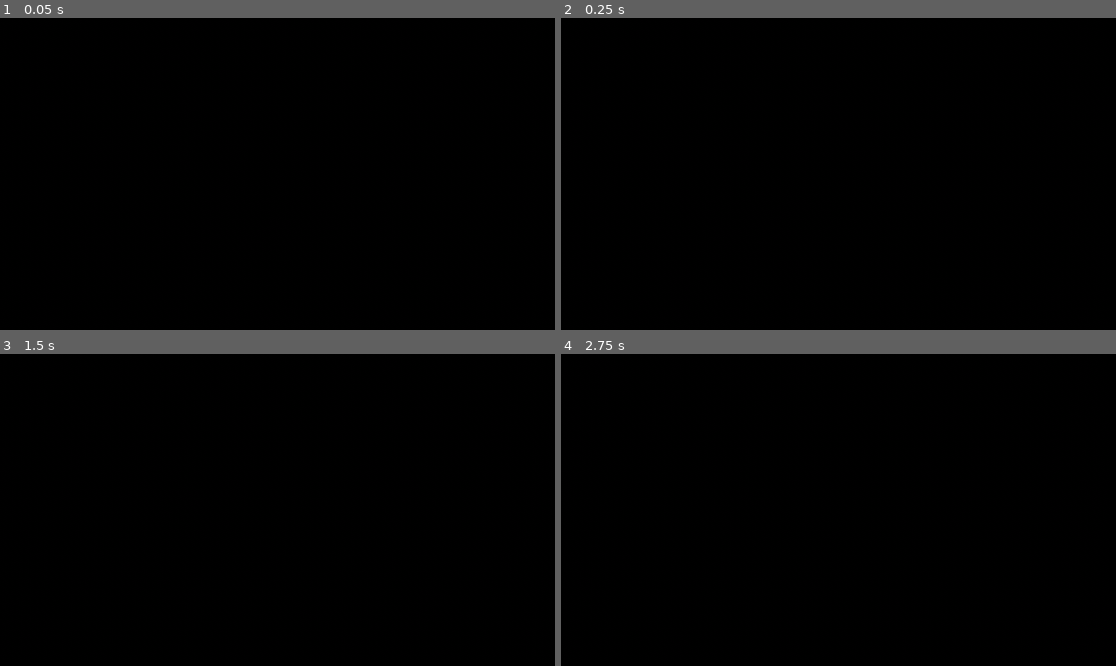
Above: before the commit, frames 1-4 (two rows, left to right).
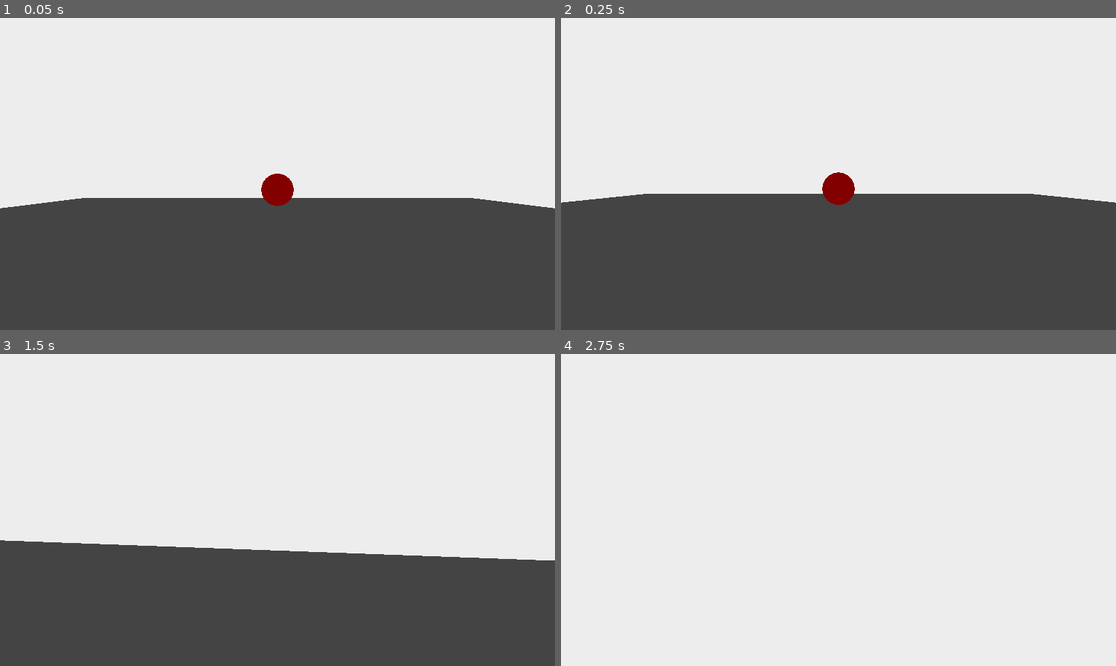
Above: after the commit, the same moments.

Repository: mynameisgump/GodotCleanupDetail
Game: Godot game, scene res://scenes/main.tscn
Same seed, same stepped clock (60 frames per second), same inputs: the game is played once before the commit and once after it.
Inputs (mouse positions are in pixels of both pictures, inside the frame that each line leads up to):
- Up to frame 1 (0.05 s): no input
- Up to frame 2 (0.25 s): no input
- Up to frame 3 (1.5 s): move the mouse to (305, 510) at 0.52 s; hold W (move_forward) from 0.53 s (still down); move the mouse to (249, 510) at 1.27 s
- Up to frame 4 (2.75 s): keep holding W (move_forward); move the mouse to (849, 503) at 2.02 s

The runs differ from the first frame. In frame 1, 100% of the frame differs, in the area x 0-100%, y 0-100%; in frame 2, 100%; in frame 3, 100%; in frame 4, 100%.

Commit message:
Potato Effects are functioning :,)

Diff:
--- a/project.godot
+++ b/project.godot
@@ -37,3 +37,10 @@
 "events": [Object(InputEventKey,"resource_local_to_scene":false,"resource_name":"","device":-1,"window_id":0,"alt_pressed":false,"shift_pressed":false,"ctrl_pressed":false,"meta_pressed":false,"pressed":false,"keycode":0,"physical_keycode":68,"key_label":0,"unicode":100,"echo":false,"script":null)
 ]
 }
+
+[layer_names]
+
+3d_physics/layer_1="Map"
+3d_physics/layer_2="Player"
+3d_physics/layer_3="Meat"
+3d_physics/layer_4="Blood"
--- /dev/null
+++ b/scenes/blood.tscn
@@ -0,0 +1,34 @@
+[gd_scene load_steps=7 format=3 uid="uid://qh61lfxl7oi7"]
+
+[ext_resource type="Script" path="res://scripts/blood.gd" id="1_fvi14"]
+
+[sub_resource type="BoxShape3D" id="BoxShape3D_ojjps"]
+size = Vector3(1, 0.311831, 1)
+
+[sub_resource type="StandardMaterial3D" id="StandardMaterial3D_q4fvt"]
+albedo_color = Color(1, 0, 0, 1)
+
+[sub_resource type="QuadMesh" id="QuadMesh_erlyu"]
+material = SubResource("StandardMaterial3D_q4fvt")
+
+[sub_resource type="StandardMaterial3D" id="StandardMaterial3D_jdyxo"]
+albedo_color = Color(0, 0, 1, 1)
+
+[sub_resource type="SphereMesh" id="SphereMesh_aln4c"]
+material = SubResource("StandardMaterial3D_jdyxo")
+
+[node name="Blood" type="Area3D"]
+transform = Transform3D(1, 0, 0, 0, 1, 0, 0, 0, 1, 2.08165e-12, 0.001, 2.08165e-12)
+collision_layer = 8
+collision_mask = 0
+script = ExtResource("1_fvi14")
+
+[node name="CollisionShape3D" type="CollisionShape3D" parent="."]
+shape = SubResource("BoxShape3D_ojjps")
+
+[node name="Blood" type="MeshInstance3D" parent="."]
+transform = Transform3D(1, -6.97574e-16, -1.5246e-23, -1.5246e-23, -4.37114e-08, 1, -6.97574e-16, -1, -4.37114e-08, 2.08165e-12, 2.08165e-12, 2.08165e-12)
+mesh = SubResource("QuadMesh_erlyu")
+
+[node name="MeshInstance3D" type="MeshInstance3D" parent="."]
+mesh = SubResource("SphereMesh_aln4c")
--- /dev/null
+++ b/scenes/main.gd
@@ -0,0 +1,19 @@
+extends Node3D
+
+@onready var blood_stains = $BloodStains;
+
+var blood_scene = preload("res://scenes/blood.tscn");
+
+func _ready():
+	pass
+
+func _process(delta):
+	pass
+
+
+func _on_meat_sphere_spawn_blood(pos, nor):
+	print("Spawning blood")
+	var blood_stain: Blood = blood_scene.instantiate();
+	blood_stains.add_child(blood_stain)
+	blood_stains.set_position(pos)
+	pass
--- a/scenes/main.tscn
+++ b/scenes/main.tscn
@@ -1,36 +1,125 @@
 [gd_scene load_steps=7 format=3 uid="uid://qcvn70l3rpml"]
 
 [ext_resource type="PackedScene" uid="uid://lc8w4820q8sp" path="res://scenes/player.tscn" id="1_1s5nh"]
+[ext_resource type="Script" path="res://scenes/main.gd" id="1_5qlw8"]
+[ext_resource type="PackedScene" uid="uid://duckbxcxf53ju" path="res://scenes/meat_sphere.tscn" id="1_c11of"]
 
 [sub_resource type="BoxMesh" id="BoxMesh_4ewis"]
-size = Vector3(4, 0.25, 4)
+size = Vector3(10, 0.25, 10)
 
-[sub_resource type="ConcavePolygonShape3D" id="ConcavePolygonShape3D_xrq6n"]
-data = PackedVector3Array(-2, 0.125, 2, 2, 0.125, 2, -2, -0.125, 2, 2, 0.125, 2, 2, -0.125, 2, -2, -0.125, 2, 2, 0.125, -2, -2, 0.125, -2, 2, -0.125, -2, -2, 0.125, -2, -2, -0.125, -2, 2, -0.125, -2, 2, 0.125, 2, 2, 0.125, -2, 2, -0.125, 2, 2, 0.125, -2, 2, -0.125, -2, 2, -0.125, 2, -2, 0.125, -2, -2, 0.125, 2, -2, -0.125, -2, -2, 0.125, 2, -2, -0.125, 2, -2, -0.125, -2, 2, 0.125, 2, -2, 0.125, 2, 2, 0.125, -2, -2, 0.125, 2, -2, 0.125, -2, 2, 0.125, -2, -2, -0.125, 2, 2, -0.125, 2, -2, -0.125, -2, 2, -0.125, 2, 2, -0.125, -2, -2, -0.125, -2)
+[sub_resource type="ConcavePolygonShape3D" id="ConcavePolygonShape3D_rwtv5"]
+data = PackedVector3Array(-5, 0.125, 5, 5, 0.125, 5, -5, -0.125, 5, 5, 0.125, 5, 5, -0.125, 5, -5, -0.125, 5, 5, 0.125, -5, -5, 0.125, -5, 5, -0.125, -5, -5, 0.125, -5, -5, -0.125, -5, 5, -0.125, -5, 5, 0.125, 5, 5, 0.125, -5, 5, -0.125, 5, 5, 0.125, -5, 5, -0.125, -5, 5, -0.125, 5, -5, 0.125, -5, -5, 0.125, 5, -5, -0.125, -5, -5, 0.125, 5, -5, -0.125, 5, -5, -0.125, -5, 5, 0.125, 5, -5, 0.125, 5, 5, 0.125, -5, -5, 0.125, 5, -5, 0.125, -5, 5, 0.125, -5, -5, -0.125, 5, 5, -0.125, 5, -5, -0.125, -5, 5, -0.125, 5, 5, -0.125, -5, -5, -0.125, -5)
 
-[sub_resource type="PhysicalSkyMaterial" id="PhysicalSkyMaterial_elgw4"]
-
-[sub_resource type="Sky" id="Sky_qcvii"]
-sky_material = SubResource("PhysicalSkyMaterial_elgw4")
-
-[sub_resource type="Environment" id="Environment_qq1vw"]
-background_mode = 2
-sky = SubResource("Sky_qcvii")
+[sub_resource type="Environment" id="Environment_wfo1j"]
+background_energy_multiplier = 3.1
 
 [node name="Main" type="Node3D"]
+script = ExtResource("1_5qlw8")
 
 [node name="Map" type="Node3D" parent="."]
 
-[node name="MeshInstance3D" type="MeshInstance3D" parent="Map"]
+[node name="Testing" type="Node3D" parent="Map"]
+
+[node name="BeginnerFloor" type="MeshInstance3D" parent="Map/Testing"]
 mesh = SubResource("BoxMesh_4ewis")
+skeleton = NodePath("../..")
 
-[node name="StaticBody3D" type="StaticBody3D" parent="Map/MeshInstance3D"]
+[node name="StaticBody3D" type="StaticBody3D" parent="Map/Testing/BeginnerFloor"]
 
-[node name="CollisionShape3D" type="CollisionShape3D" parent="Map/MeshInstance3D/StaticBody3D"]
-shape = SubResource("ConcavePolygonShape3D_xrq6n")
+[node name="CollisionShape3D" type="CollisionShape3D" parent="Map/Testing/BeginnerFloor/StaticBody3D"]
+shape = SubResource("ConcavePolygonShape3D_rwtv5")
+
+[node name="BeginnerFloor2" type="MeshInstance3D" parent="Map/Testing"]
+transform = Transform3D(1, 0, 0, 0, 1, 0, 0, 0, 1, 10, 0, 0)
+mesh = SubResource("BoxMesh_4ewis")
+skeleton = NodePath("../..")
+
+[node name="StaticBody3D" type="StaticBody3D" parent="Map/Testing/BeginnerFloor2"]
+
+[node name="CollisionShape3D" type="CollisionShape3D" parent="Map/Testing/BeginnerFloor2/StaticBody3D"]
+shape = SubResource("ConcavePolygonShape3D_rwtv5")
+
+[node name="BeginnerFloor3" type="MeshInstance3D" parent="Map/Testing"]
+transform = Transform3D(1, 0, 0, 0, 1, 0, 0, 0, 1, -10, 0, 0)
+mesh = SubResource("BoxMesh_4ewis")
+skeleton = NodePath("../..")
+
+[node name="StaticBody3D" type="StaticBody3D" parent="Map/Testing/BeginnerFloor3"]
+
+[node name="CollisionShape3D" type="CollisionShape3D" parent="Map/Testing/BeginnerFloor3/StaticBody3D"]
+shape = SubResource("ConcavePolygonShape3D_rwtv5")
+
+[node name="BeginnerFloor4" type="MeshInstance3D" parent="Map/Testing"]
+transform = Transform3D(1, 0, 0, 0, 1, 0, 0, 0, 1, 0, 0, 10)
+mesh = SubResource("BoxMesh_4ewis")
+skeleton = NodePath("../..")
+
+[node name="StaticBody3D" type="StaticBody3D" parent="Map/Testing/BeginnerFloor4"]
+
+[node name="CollisionShape3D" type="CollisionShape3D" parent="Map/Testing/BeginnerFloor4/StaticBody3D"]
+shape = SubResource("ConcavePolygonShape3D_rwtv5")
+
+[node name="BeginnerFloor5" type="MeshInstance3D" parent="Map/Testing"]
+transform = Transform3D(1, 0, 0, 0, 1, 0, 0, 0, 1, 10, 0, 10)
+mesh = SubResource("BoxMesh_4ewis")
+skeleton = NodePath("../..")
+
+[node name="StaticBody3D" type="StaticBody3D" parent="Map/Testing/BeginnerFloor5"]
+
+[node name="CollisionShape3D" type="CollisionShape3D" parent="Map/Testing/BeginnerFloor5/StaticBody3D"]
+shape = SubResource("ConcavePolygonShape3D_rwtv5")
+
+[node name="BeginnerFloor6" type="MeshInstance3D" parent="Map/Testing"]
+transform = Transform3D(1, 0, 0, 0, 1, 0, 0, 0, 1, -10, 0, 10)
+mesh = SubResource("BoxMesh_4ewis")
+skeleton = NodePath("../..")
+
+[node name="StaticBody3D" type="StaticBody3D" parent="Map/Testing/BeginnerFloor6"]
+
+[node name="CollisionShape3D" type="CollisionShape3D" parent="Map/Testing/BeginnerFloor6/StaticBody3D"]
+shape = SubResource("ConcavePolygonShape3D_rwtv5")
+
+[node name="BeginnerFloor7" type="MeshInstance3D" parent="Map/Testing"]
+transform = Transform3D(1, 0, 0, 0, 1, 0, 0, 0, 1, 0, 0, 20)
+mesh = SubResource("BoxMesh_4ewis")
+skeleton = NodePath("../..")
+
+[node name="StaticBody3D" type="StaticBody3D" parent="Map/Testing/BeginnerFloor7"]
+
+[node name="CollisionShape3D" type="CollisionShape3D" parent="Map/Testing/BeginnerFloor7/StaticBody3D"]
+shape = SubResource("ConcavePolygonShape3D_rwtv5")
+
+[node name="BeginnerFloor8" type="MeshInstance3D" parent="Map/Testing"]
+transform = Transform3D(1, 0, 0, 0, 1, 0, 0, 0, 1, 10, 0, 20)
+mesh = SubResource("BoxMesh_4ewis")
+skeleton = NodePath("../..")
+
+[node name="StaticBody3D" type="StaticBody3D" parent="Map/Testing/BeginnerFloor8"]
+
+[node name="CollisionShape3D" type="CollisionShape3D" parent="Map/Testing/BeginnerFloor8/StaticBody3D"]
+shape = SubResource("ConcavePolygonShape3D_rwtv5")
+
+[node name="BeginnerFloor9" type="MeshInstance3D" parent="Map/Testing"]
+transform = Transform3D(1, 0, 0, 0, 1, 0, 0, 0, 1, -10, 0, 20)
+mesh = SubResource("BoxMesh_4ewis")
+skeleton = NodePath("../..")
+
+[node name="StaticBody3D" type="StaticBody3D" parent="Map/Testing/BeginnerFloor9"]
+
+[node name="CollisionShape3D" type="CollisionShape3D" parent="Map/Testing/BeginnerFloor9/StaticBody3D"]
+shape = SubResource("ConcavePolygonShape3D_rwtv5")
+
+[node name="Meat" type="Node3D" parent="."]
+
+[node name="MeatSphere" parent="Meat" instance=ExtResource("1_c11of")]
+transform = Transform3D(1, 0, 0, 0, 1, 0, 0, 0, 1, 0, 1.50038, 4.50342)
+
+[node name="BloodStains" type="Node3D" parent="."]
 
 [node name="Player" parent="." instance=ExtResource("1_1s5nh")]
-transform = Transform3D(1, 0, 0, 0, 1, 0, 0, 0, 1, 0, 0.497047, 0)
+transform = Transform3D(1, 0, 0, 0, 1, 0, 0, 0, 1, 0, 0.497047, 10.8211)
 
 [node name="WorldEnvironment" type="WorldEnvironment" parent="."]
-environment = SubResource("Environment_qq1vw")
+environment = SubResource("Environment_wfo1j")
+
+[connection signal="spawn_blood" from="Meat/MeatSphere" to="." method="_on_meat_sphere_spawn_blood"]
--- /dev/null
+++ b/scenes/meat_sphere.tscn
@@ -0,0 +1,31 @@
+[gd_scene load_steps=5 format=3 uid="uid://duckbxcxf53ju"]
+
+[ext_resource type="Script" path="res://scripts/meat_sphere.gd" id="1_v5e0q"]
+
+[sub_resource type="StandardMaterial3D" id="StandardMaterial3D_jyj8q"]
+albedo_color = Color(1, 0, 0, 1)
+
+[sub_resource type="SphereMesh" id="SphereMesh_po3ct"]
+material = SubResource("StandardMaterial3D_jyj8q")
+
+[sub_resource type="SphereShape3D" id="SphereShape3D_1j2nr"]
+
+[node name="MeatSphere" type="RigidBody3D"]
+collision_layer = 4
+collision_mask = 3
+max_contacts_reported = 1
+contact_monitor = true
+script = ExtResource("1_v5e0q")
+
+[node name="MeshInstance3D" type="MeshInstance3D" parent="."]
+mesh = SubResource("SphereMesh_po3ct")
+
+[node name="CollisionShape3D" type="CollisionShape3D" parent="."]
+shape = SubResource("SphereShape3D_1j2nr")
+
+[node name="BloodTimer" type="Timer" parent="."]
+wait_time = 3.0
+one_shot = true
+
+[connection signal="body_entered" from="." to="." method="_on_body_entered"]
+[connection signal="body_shape_entered" from="." to="." method="_on_body_shape_entered"]
--- a/scenes/player.tscn
+++ b/scenes/player.tscn
@@ -6,6 +6,7 @@
 [sub_resource type="CapsuleShape3D" id="CapsuleShape3D_82iff"]
 
 [node name="Player" type="CharacterBody3D"]
+collision_layer = 2
 script = ExtResource("1_aij6c")
 
 [node name="PlayerBody" type="Node3D" parent="."]
--- /dev/null
+++ b/scripts/blood.gd
@@ -0,0 +1,8 @@
+class_name Blood
+extends Area3D
+
+func _ready():
+	pass
+
+func _process(delta):
+	pass
--- /dev/null
+++ b/scripts/meat_sphere.gd
@@ -0,0 +1,31 @@
+class_name MeatSphere
+extends RigidBody3D
+
+@onready var blood_timer: Timer = $BloodTimer
+
+signal spawn_blood(pos: Vector3,nor: Vector3);
+
+var Blood = preload("res://scenes/blood.tscn");
+
+func _ready():
+	pass
+
+func _process(delta):
+	pass
+
+func _on_body_entered(body: StaticBody3D):
+	pass
+
+func _integrate_forces(state):
+	var total_contacts = state.get_contact_count();
+	if total_contacts > 0 and blood_timer.is_stopped():
+		print(state.get_contact_local_position(0));
+		var pos = state.get_contact_collider_position(0);
+		var nor = state.get_contact_collider_position(0)
+		var contact_point = self.global_position-0.5*nor
+		spawn_blood.emit(pos,nor)
+		blood_timer.start();
+
+
+func _on_body_shape_entered(body_rid, body, body_shape_index, local_shape_index):
+	pass # Replace with function body.
--- a/scripts/player.gd
+++ b/scripts/player.gd
@@ -27,7 +27,6 @@
 # Speed Parameter
 const SPEED = 7.0;
 # Jump Velocity Parameter
-#const JUMP_VELOCITY = 10;
 const JUMP_VELOCITY = 10;
 # Amount of directional control
 const CONTROL : float = 15.0;
